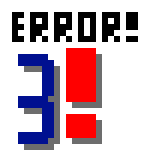
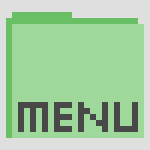
Layers edited between the first and the second w=150, h=150 image:
hid "ERROR", painted on it over [0,0,150,150]
hid "MENU INTERNAL", painted on it over [0,0,150,150]
painted on "MENU" over [0,0,150,150]
